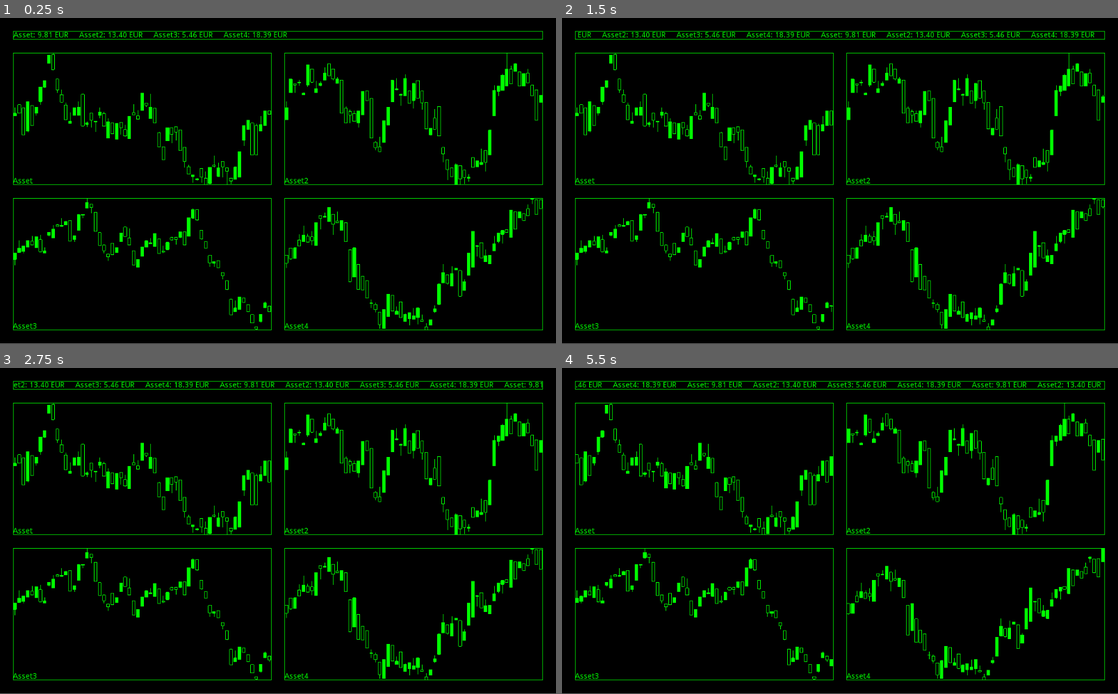
Above: before the commit, frames 1-4 (two rows, left to right).
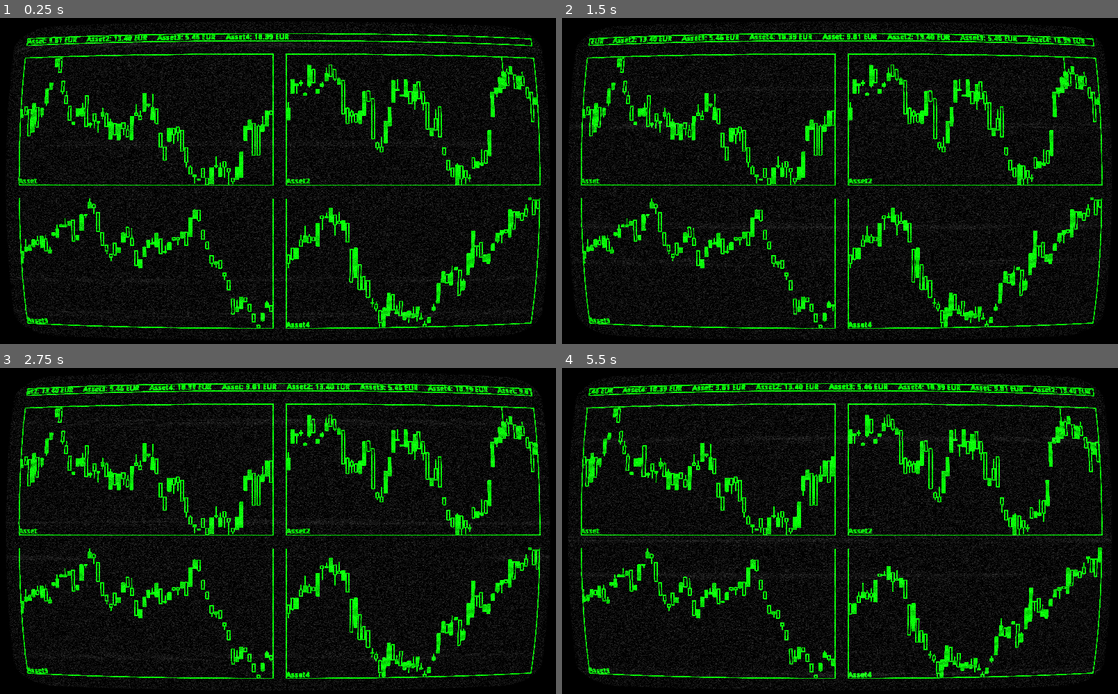
Above: after the commit, the same moments.

Repository: leopnt/hold-my-trade
Game: Godot game, scene res://scenes/Main.tscn
Same seed, same stepped clock (60 frames per second), same inputs: the game is played once before the commit and once after it.
Inputs:
- Up to frame 1 (0.25 s): no input
- Up to frame 2 (1.5 s): no input
- Up to frame 3 (2.75 s): no input
- Up to frame 4 (5.5 s): no input
In our replay, the window is 800x468 before the commit and 800x469 after it. These sizes can differ from the game's own. Grey fills any space a smaller window leaves; there, only what the larger window draws over its background counts as a difference.

The runs differ from the first frame. In frame 1, 28% of the frame differs, in the area x 1-99%, y 1-99%; in frame 2, 29%; in frame 3, 29%; in frame 4, 29%.

Commit message:
add crt shader

Diff:
--- a/project.godot
+++ b/project.godot
@@ -18,6 +18,11 @@
 
 DebugUI="*res://src/debug_ui.gd"
 
+[display]
+
+window/stretch/mode="2d"
+window/stretch/aspect="expand"
+
 [gui]
 
 common/drop_mouse_on_gui_input_disabled=true
--- a/scenes/Main.tscn
+++ b/scenes/Main.tscn
@@ -11,6 +11,261 @@
 border_width_right = 1
 border_width_bottom = 1
 border_color = Color( 0, 1, 0, 1 )
+
+[sub_resource type="Shader" id=2]
+code = "/*
+Shader from Godot Shaders - the free shader library.
+godotshaders.com/shader/VHS-and-CRT-monitor-effect
+
+This shader is under CC0 license. Feel free to use, improve and
+change this shader according to your needs and consider sharing
+the modified result to godotshaders.com.
+*/
+
+shader_type canvas_item;
+
+//*** IMPORTANT! ***/
+// - If you are using this shader to affect the node it is applied to set 'overlay' to false (unchecked in the instepctor).
+// - If you are using this shader as an overlay, and want the shader to affect the nodes below in the Scene hierarchy,
+//   set 'overlay' to true (checked in the inspector).
+// On Mac there is potentially a bug causing this to not work properly. If that is the case and you want to use the shader as an overlay
+// change all \"overlay ? SCREEN_TEXTURE : TEXTURE\" to only \"SCREEN_TEXTURE\" on lines 129-140, and \"vec2 uv = overlay ? warp(SCREEN_UV) : warp(UV);\"
+// to \"vec2 uv = warp(SCREEN_UV);\" on line 98.
+uniform bool overlay = false;
+
+uniform float scanlines_opacity : hint_range(0.0, 1.0) = 0.4;
+uniform float scanlines_width : hint_range(0.0, 0.5) = 0.25;
+uniform float grille_opacity : hint_range(0.0, 1.0) = 0.3;
+uniform vec2 resolution = vec2(640.0, 480.0); // Set the number of rows and columns the texture will be divided in. Scanlines and grille will make a square based on these values
+
+uniform bool pixelate = true; // Fill each square (\"pixel\") with a sampled color, creating a pixel look and a more accurate representation of how a CRT monitor would work.
+
+uniform bool roll = true;
+uniform float roll_speed = 8.0; // Positive values are down, negative are up
+uniform float roll_size : hint_range(0.0, 100.0) = 15.0;
+uniform float roll_variation : hint_range(0.1, 5.0) = 1.8; // This valie is not an exact science. You have to play around with the value to find a look you like. How this works is explained in the code below.
+uniform float distort_intensity : hint_range(0.0, 0.2) = 0.05; // The distortion created by the rolling effect.
+
+uniform float noise_opacity : hint_range(0.0, 1.0) = 0.4;
+uniform float noise_speed = 5.0; // There is a movement in the noise pattern that can be hard to see first. This sets the speed of that movement.
+
+uniform float static_noise_intensity : hint_range(0.0, 1.0) = 0.06;
+
+uniform float aberration : hint_range(-1.0, 1.0) = 0.03; // Chromatic aberration, a distortion on each color channel.
+uniform float brightness = 1.4; // When adding scanline gaps and grille the image can get very dark. Brightness tries to compensate for that.
+uniform bool discolor = true; // Add a discolor effect simulating a VHS
+
+uniform float warp_amount :hint_range(0.0, 5.0) = 1.0; // Warp the texture edges simulating the curved glass of a CRT monitor or old TV.
+uniform bool clip_warp = false;
+
+uniform float vignette_intensity = 0.4; // Size of the vignette, how far towards the middle it should go.
+uniform float vignette_opacity : hint_range(0.0, 1.0) = 0.5;
+
+// Used by the noise functin to generate a pseudo random value between 0.0 and 1.0
+vec2 random(vec2 uv){
+    uv = vec2( dot(uv, vec2(127.1,311.7) ),
+               dot(uv, vec2(269.5,183.3) ) );
+    return -1.0 + 2.0 * fract(sin(uv) * 43758.5453123);
+}
+
+// Generate a Perlin noise used by the distortion effects
+float noise(vec2 uv) {
+    vec2 uv_index = floor(uv);
+    vec2 uv_fract = fract(uv);
+
+    vec2 blur = smoothstep(0.0, 1.0, uv_fract);
+
+    return mix( mix( dot( random(uv_index + vec2(0.0,0.0) ), uv_fract - vec2(0.0,0.0) ),
+                     dot( random(uv_index + vec2(1.0,0.0) ), uv_fract - vec2(1.0,0.0) ), blur.x),
+                mix( dot( random(uv_index + vec2(0.0,1.0) ), uv_fract - vec2(0.0,1.0) ),
+                     dot( random(uv_index + vec2(1.0,1.0) ), uv_fract - vec2(1.0,1.0) ), blur.x), blur.y) * 0.5 + 0.5;
+}
+
+// Takes in the UV and warps the edges, creating the spherized effect
+vec2 warp(vec2 uv){
+	vec2 delta = uv - 0.5;
+	float delta2 = dot(delta.xy, delta.xy);
+	float delta4 = delta2 * delta2;
+	float delta_offset = delta4 * warp_amount;
+
+	return uv + delta * delta_offset;
+}
+
+// Adds a black border to hide stretched pixel created by the warp effect
+float border (vec2 uv){
+	float radius = min(warp_amount, 0.08);
+	radius = max(min(min(abs(radius * 2.0), abs(1.0)), abs(1.0)), 1e-5);
+	vec2 abs_uv = abs(uv * 2.0 - 1.0) - vec2(1.0, 1.0) + radius;
+	float dist = length(max(vec2(0.0), abs_uv)) / radius;
+	float square = smoothstep(0.96, 1.0, dist);
+	return clamp(1.0 - square, 0.0, 1.0);
+}
+
+// Adds a vignette shadow to the edges of the image
+float vignette(vec2 uv){
+	uv *= 1.0 - uv.xy;
+	float vignette = uv.x * uv.y * 15.0;
+	return pow(vignette, vignette_intensity * vignette_opacity);
+}
+
+void fragment()
+{
+	vec2 uv = overlay ? warp(SCREEN_UV) : warp(UV); // Warp the uv. uv will be used in most cases instead of UV to keep the warping
+	vec2 text_uv = uv;
+	vec2 roll_uv = vec2(0.0);
+	float time = roll ? TIME : 0.0;
+
+
+	// Pixelate the texture based on the given resolution.
+	if (pixelate)
+	{
+		text_uv = ceil(uv * resolution) / resolution;
+	}
+
+	// Create the rolling effect. We need roll_line a bit later to make the noise effect.
+	// That is why this runs if roll is true OR noise_opacity is over 0.
+	float roll_line = 0.0;
+	if (roll || noise_opacity > 0.0)
+	{
+		// Create the areas/lines where the texture will be distorted.
+		roll_line = smoothstep(0.3, 0.9, sin(uv.y * roll_size - (time * roll_speed) ) );
+		// Create more lines of a different size and apply to the first set of lines. This creates a bit of variation.
+		roll_line *= roll_line * smoothstep(0.3, 0.9, sin(uv.y * roll_size * roll_variation - (time * roll_speed * roll_variation) ) );
+		// Distort the UV where where the lines are
+		roll_uv = vec2(( roll_line * distort_intensity * (1.-UV.x)), 0.0);
+	}
+
+	vec4 text;
+	if (roll)
+	{
+		// If roll is true distort the texture with roll_uv. The texture is split up into RGB to
+		// make some chromatic aberration. We apply the aberration to the red and green channels accorging to the aberration parameter
+		// and intensify it a bit in the roll distortion.
+		text.r = texture(SCREEN_TEXTURE, text_uv + roll_uv * 0.8 + vec2(aberration, 0.0) * .1).r;
+		text.g = texture(SCREEN_TEXTURE, text_uv + roll_uv * 1.2 - vec2(aberration, 0.0) * .1 ).g;
+		text.b = texture(SCREEN_TEXTURE, text_uv + roll_uv).b;
+		text.a = 1.0;
+	}
+	else
+	{
+		// If roll is false only apply the aberration without any distorion. The aberration values are very small so the .1 is only
+		// to make the slider in the Inspector less sensitive.
+		text.r = texture(SCREEN_TEXTURE, text_uv + vec2(aberration, 0.0) * .1).r;
+		text.g = texture(SCREEN_TEXTURE, text_uv - vec2(aberration, 0.0) * .1).g;
+		text.b = texture(SCREEN_TEXTURE, text_uv).b;
+		text.a = 1.0;
+	}
+
+	float r = text.r;
+	float g = text.g;
+	float b = text.b;
+
+	uv = warp(UV);
+
+	// CRT monitors don't have pixels but groups of red, green and blue dots or lines, called grille. We isolate the texture's color channels
+	// and divide it up in 3 offsetted lines to show the red, green and blue colors next to each other, with a small black gap between.
+	if (grille_opacity > 0.0){
+
+		float g_r = smoothstep(0.85, 0.95, abs(sin(uv.x * (resolution.x * 3.14159265))));
+		r = mix(r, r * g_r, grille_opacity);
+
+		float g_g = smoothstep(0.85, 0.95, abs(sin(1.05 + uv.x * (resolution.x * 3.14159265))));
+		g = mix(g, g * g_g, grille_opacity);
+
+		float b_b = smoothstep(0.85, 0.95, abs(sin(2.1 + uv.x * (resolution.x * 3.14159265))));
+		b = mix(b, b * b_b, grille_opacity);
+
+	}
+
+	// Apply the grille to the texture's color channels and apply Brightness. Since the grille and the scanlines (below) make the image very dark you
+	// can compensate by increasing the brightness.
+	text.r = clamp(r * brightness, 0.0, 1.0);
+	text.g = clamp(g * brightness, 0.0, 1.0);
+	text.b = clamp(b * brightness, 0.0, 1.0);
+
+	// Scanlines are the horizontal lines that make up the image on a CRT monitor.
+	// Here we are actual setting the black gap between each line, which I guess is not the right definition of the word, but you get the idea
+	float scanlines = 0.5;
+	if (scanlines_opacity > 0.0)
+	{
+		// Same technique as above, create lines with sine and applying it to the texture. Smoothstep to allow setting the line size.
+		scanlines = smoothstep(scanlines_width, scanlines_width + 0.5, abs(sin(uv.y * (resolution.y * 3.14159265))));
+		text.rgb = mix(text.rgb, text.rgb * vec3(scanlines), scanlines_opacity);
+	}
+
+	// Apply the banded noise.
+	if (noise_opacity > 0.0)
+	{
+		// Generate a noise pattern that is very stretched horizontally, and animate it with noise_speed
+		float noise = smoothstep(0.4, 0.5, noise(uv * vec2(2.0, 200.0) + vec2(10.0, (TIME * (noise_speed))) ) );
+
+		// We use roll_line (set above) to define how big the noise should be vertically (multiplying cuts off all black parts).
+		// We also add in some basic noise with random() to break up the noise pattern above. The noise is sized according to
+		// the resolution value set in the inspector. If you don't like this look you can
+		// change \"ceil(uv * resolution) / resolution\" to only \"uv\" to make it less pixelated. Or multiply resolution with som value
+		// greater than 1.0 to make them smaller.
+		roll_line *= noise * scanlines * clamp(random((ceil(uv * resolution) / resolution) + vec2(TIME * 0.8, 0.0)).x + 0.8, 0.0, 1.0);
+		// Add it to the texture based on noise_opacity
+		text.rgb = clamp(mix(text.rgb, text.rgb + roll_line, noise_opacity), vec3(0.0), vec3(1.0));
+	}
+
+	// Apply static noise by generating it over the whole screen in the same way as above
+	if (static_noise_intensity > 0.0)
+	{
+		text.rgb += clamp(random((ceil(uv * resolution) / resolution) + fract(TIME)).x, 0.0, 1.0) * static_noise_intensity;
+	}
+
+	// Apply a black border to hide imperfections caused by the warping.
+	// Also apply the vignette
+	text.rgb *= border(uv);
+	text.rgb *= vignette(uv);
+	// Hides the black border and make that area transparent. Good if you want to add the the texture on top an image of a TV or monitor.
+	if (clip_warp)
+	{
+		text.a = border(uv);
+	}
+
+	// Apply discoloration to get a VHS look (lower saturation and higher contrast)
+	// You can play with the values below or expose them in the Inspector.
+	float saturation = 0.5;
+	float contrast = 1.2;
+	if (discolor)
+	{
+		// Saturation
+		vec3 greyscale = vec3(text.r + text.g + text.b) / 3.;
+		text.rgb = mix(text.rgb, greyscale, saturation);
+
+		// Contrast
+		float midpoint = pow(0.5, 2.2);
+		text.rgb = (text.rgb - vec3(midpoint)) * contrast + midpoint;
+	}
+
+	COLOR = text;
+}"
+
+[sub_resource type="ShaderMaterial" id=3]
+shader = SubResource( 2 )
+shader_param/overlay = true
+shader_param/scanlines_opacity = 0.192
+shader_param/scanlines_width = 0.25
+shader_param/grille_opacity = 0.186
+shader_param/resolution = Vector2( 640, 480 )
+shader_param/pixelate = false
+shader_param/roll = true
+shader_param/roll_speed = 2.0
+shader_param/roll_size = 15.0
+shader_param/roll_variation = 2.988
+shader_param/distort_intensity = 0.001
+shader_param/noise_opacity = 0.178
+shader_param/noise_speed = 5.0
+shader_param/static_noise_intensity = 0.164
+shader_param/aberration = 0.03
+shader_param/brightness = 10.0
+shader_param/discolor = false
+shader_param/warp_amount = 0.331
+shader_param/clip_warp = false
+shader_param/vignette_intensity = 0.4
+shader_param/vignette_opacity = 0.089
 
 [node name="Main" type="Node2D"]
 script = ExtResource( 2 )
@@ -75,6 +330,11 @@
 margin_right = 976.0
 margin_bottom = 512.0
 
+[node name="ColorRect" type="ColorRect" parent="CanvasLayer"]
+material = SubResource( 3 )
+anchor_right = 1.0
+anchor_bottom = 1.0
+
 [node name="PriceTicker" type="Timer" parent="."]
 autostart = true
 
Not shown: 1 places in scenes/Main.tscn that only renumber resources
